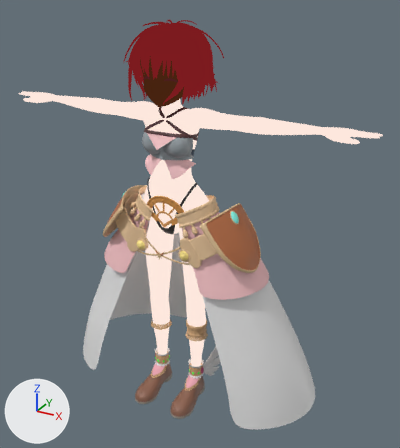
A saved change to the Blender file untitled.blend.
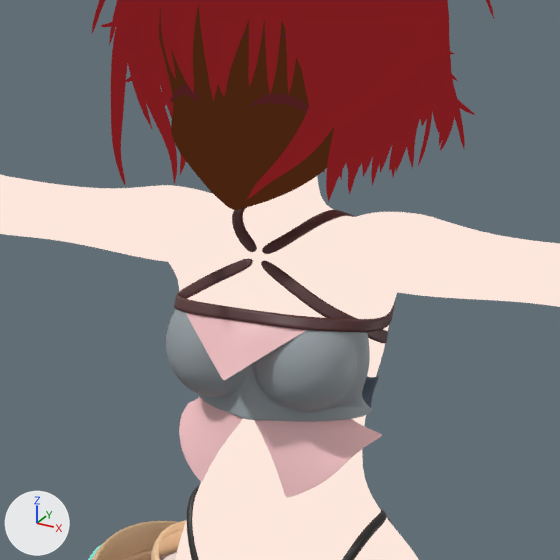
Old and new are each drawn whole from a 50 mm lens placed at (1.031, -1.647, 1.623), pointed at (0.035, 0.165, 0.717) and again close up on the part from 25% to 60% of the width and 12% to 44% of the height. The axes (+X, +Y, +Z) are drawn at lower left. The lights are the same throughout.

Names of what the first close-up shows: 'Plane.001', 'body', 'breast-armor', 'breast-cloth', 'face', 'hair-back.001', 'hair-front.001', 'hair-front.002', 'hair-outer.001', 'hair-outer.002', 'hair-side', 'shild'.
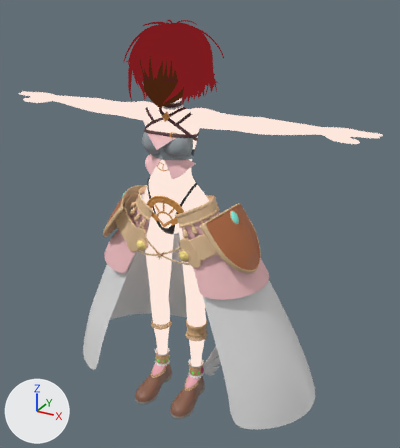
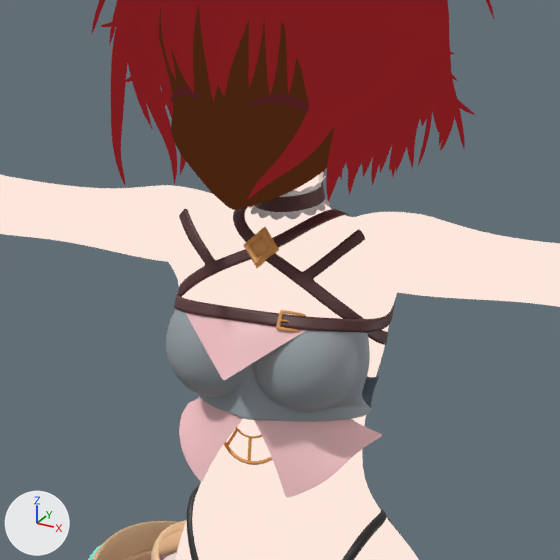
Commit message: 胸周り続き

Pixel boxes [x1, y1, x2, y2] of what changed, in the close-ups (560 x 560 px):
'breast-belt', added (brown)
    after: [174, 207, 395, 345]
'Plane.001', deleted (brown)
    before: [174, 208, 395, 344]
'choker', added
    after: [249, 172, 330, 220]
    faces in mat_sholder_belt (brown #532c2d): [254, 182, 325, 212]
    faces in mat_cloth_white (white #e7e7e7): [249, 172, 330, 220]
'broach', added
    after: [243, 227, 279, 268]
'Torus', added (orange)
    after: [224, 427, 273, 465]
'belt-hook', added
    after: [276, 310, 306, 333]

Patch to the scene script:
```diff
--- a/untitled.blend.py
+++ b/untitled.blend.py
@@ me_cube_009 @@
+me_cube_009.from_pydata(...)  # 72 vertices, 69 faces; spans x 0.0354..0.058, y -0.0562..-0.0367, z 1.1256..1.1448
+me_cube_009.polygons.foreach_set('use_smooth', [True] * 69)
+me_cube_009.materials.append(mat_pantsu_gold)  # orange #df9c52
@@ me_torus @@
+me_torus.from_pydata(...)  # 64 vertices, 49 faces; spans x 0.0..0.0621, y -0.0674..-0.0258, z 0.9783..1.0623
+me_torus.polygons.foreach_set('use_smooth', [True] * 49)
+me_torus.materials.append(mat_pantsu_gold)  # orange #df9c52
@@ me_cube_008 @@
+me_cube_008.from_pydata(...)  # 58 vertices, 94 faces; spans x -0.58..1.42, y -1.38..3.78, z -0.59..1.41
+me_cube_008.materials.append(mat_pantsu_gold)  # orange #df9c52
@@ me_plane_007_1 @@
+me_plane_007_1.from_pydata(...)  # 80 vertices, 37 faces; spans x -0.0031..0.1023, y -0.0537..0.0903, z 1.0864..1.2146
+me_plane_007_1.polygons.foreach_set('use_smooth', [True] * 37)
+me_plane_007_1.materials.append(mat_sholder_belt)  # brown #532c2d
@@ me_cylinder_004 @@
+me_cylinder_004.from_pydata(...)  # 268 vertices, 120 faces; spans x -0.0378..0.0387, y 0.0015..0.0778, z 1.2028..1.2402
+me_cylinder_004.polygons.foreach_set('use_smooth', [True] * 120)
+# faces by material slot: [8, 112]
+me_cylinder_004.materials.append(mat_sholder_belt)  # brown #532c2d
+me_cylinder_004.materials.append(mat_cloth_white)  # white #e7e7e7
@@ ob_plane_001 @@
-ob_plane_001 = bpy.data.objects.new('Plane.001', me_plane_007)
-ob_plane_001.location = (0.0, 0.0, 0.0)
-_m = ob_plane_001.modifiers.new('Subdivision', 'SUBSURF')
-_m.levels = 2
-_m = ob_plane_001.modifiers.new('Solidify', 'SOLIDIFY')
-_m.thickness = 0.0015
@@ ob_belt_hook @@
+ob_belt_hook = bpy.data.objects.new('belt-hook', me_cube_009)
+ob_belt_hook.location = (0.0, 0.0, 0.0)
+_m = ob_belt_hook.modifiers.new('Subdivision', 'SUBSURF')
+_m.levels = 2
@@ ob_torus @@
+ob_torus = bpy.data.objects.new('Torus', me_torus)
+ob_torus.location = (0.0, 0.0, 0.255)
+ob_torus.scale = (0.755, 0.755, 0.755)
+_m = ob_torus.modifiers.new('Mirror', 'MIRROR')
+_m = ob_torus.modifiers.new('Subdivision', 'SUBSURF')
+_m.levels = 2
@@ ob_broach @@
+ob_broach = bpy.data.objects.new('broach', me_cube_008)
+ob_broach.location = (0.0, -0.024, 1.183)
+ob_broach.rotation_euler = (-0.551, -0.706, 0.379)  # degrees (-32, -40, 22)
+ob_broach.scale = (0.0133, 0.00214, 0.0133)
@@ ob_breast_belt @@
+ob_breast_belt = bpy.data.objects.new('breast-belt', me_plane_007_1)
+ob_breast_belt.location = (0.0, 0.0, 0.0)
+_m = ob_breast_belt.modifiers.new('Mirror', 'MIRROR')
+_m = ob_breast_belt.modifiers.new('Subdivision', 'SUBSURF')
+_m.levels = 2
+_m = ob_breast_belt.modifiers.new('Solidify', 'SOLIDIFY')
+_m.thickness = 0.0015
@@ ob_choker @@
+ob_choker = bpy.data.objects.new('choker', me_cylinder_004)
+ob_choker.location = (0.0, -0.01, 0.007)
+_m = ob_choker.modifiers.new('Subdivision', 'SUBSURF')
+_m.levels = 2
```
